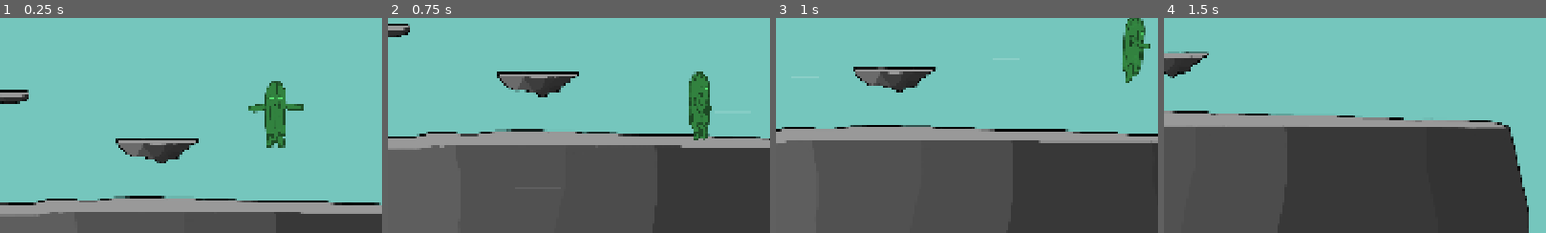
Above: before the commit, frames 1-4 (left to right).
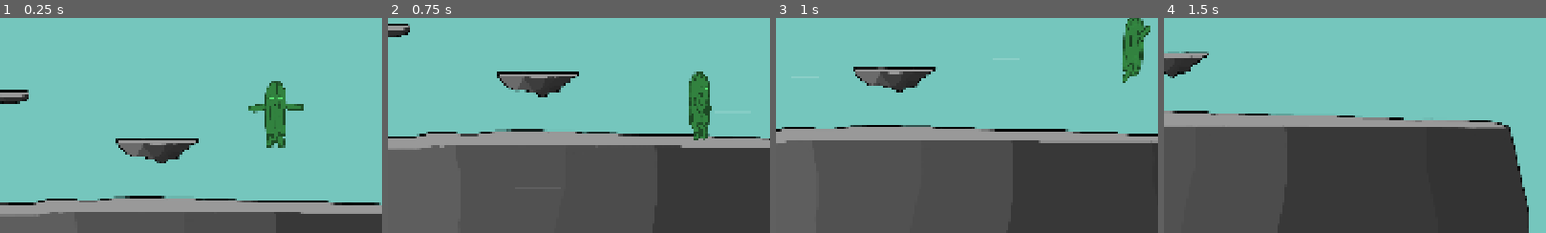
Above: after the commit, the same moments.

Repository: Brodyaga20/ogurek-2
Game: Godot game, scene res://Scenes/Crest.tscn
The game is run twice, just before and just after one commit, with the same random seed, the same clock (stepped at 60 frames per second) and the same inputs.
Inputs:
- Up to frame 1 (0.25 s): no input
- Up to frame 2 (0.75 s): hold D (Right) from 0.53 s (still down); tap Shift (Dash) at 0.6 s
- Up to frame 3 (1 s): keep holding D (Right); tap Space (Jump) at 0.77 s
- Up to frame 4 (1.5 s): keep holding D (Right); tap Tab (Next_Sign) at 1.35 s
The pictures show only the part of the screen within x 14-64%, y 38-88%; the shares and areas given below are measured in that part.

Frames 1-2 are identical in both runs. In frame 3, 0.3% of the frame differs, in the area x 90-98%, y 3-31%; in frame 4, nothing differs.

Commit message:
MINOR:Изменена анимация прыжка для лучшего соответствия новой механике

Diff:
--- a/Scenes/Hero.tscn
+++ b/Scenes/Hero.tscn
@@ -149,30 +149,22 @@
 [ext_resource type="Texture2D" uid="uid://cjh825ds4cx3f" path="res://Resources/Textures/Hero/Body/Stable/GROUND_RIGHT/Frame0015.png" id="91_bd7el"]
 [ext_resource type="Texture2D" uid="uid://c1akipw16ds2l" path="res://Resources/Textures/Hero/Body/Stable/GROUND_RIGHT/Frame0016.png" id="92_wv5vb"]
 [ext_resource type="Texture2D" uid="uid://b7yg7qhdi35xk" path="res://Resources/Textures/Hero/Body/Stable/JUMP_RIGHT/Frame0000.png" id="99_n8vnw"]
-[ext_resource type="Texture2D" uid="uid://bcgmhpidusget" path="res://Resources/Textures/Hero/Body/Stable/JUMP_RIGHT/Frame0001.png" id="100_g8y3w"]
 [ext_resource type="Texture2D" uid="uid://csqoc0hi575h" path="res://Resources/Textures/Hero/Body/Stable/JUMP_RIGHT/Frame0002.png" id="101_lxrlg"]
-[ext_resource type="Texture2D" uid="uid://qdwucwovdc66" path="res://Resources/Textures/Hero/Body/Stable/JUMP_RIGHT/Frame0003.png" id="102_fmap4"]
 [ext_resource type="Texture2D" uid="uid://dh2jj3gb2evgp" path="res://Resources/Textures/Hero/Body/Transitions/GROUND_JUMP_CENTER/Frame0000.png" id="102_ti4ng"]
 [ext_resource type="Texture2D" uid="uid://cu6w0x8vp6wgc" path="res://Resources/Textures/Hero/Body/Stable/JUMP_RIGHT/Frame0004.png" id="103_7o504"]
 [ext_resource type="Texture2D" uid="uid://bi72ox7rbspd4" path="res://Resources/Textures/Hero/Body/Transitions/GROUND_JUMP_CENTER/Frame0001.png" id="103_nsi28"]
 [ext_resource type="Texture2D" uid="uid://bq4iq1u5gcwtj" path="res://Resources/Textures/Hero/Body/Stable/JUMP_RIGHT/Frame0005.png" id="104_d37oc"]
 [ext_resource type="Texture2D" uid="uid://duwdi7ffpn0bo" path="res://Resources/Textures/Hero/Body/Transitions/GROUND_JUMP_CENTER/Frame0002.png" id="104_vfrgj"]
 [ext_resource type="Texture2D" uid="uid://v5ekerp8p2uj" path="res://Resources/Textures/Hero/Body/Transitions/GROUND_JUMP_CENTER/Frame0003.png" id="105_intma"]
-[ext_resource type="Texture2D" uid="uid://dbje0qp3qax2m" path="res://Resources/Textures/Hero/Body/Stable/JUMP_RIGHT/Frame0006.png" id="105_v302b"]
 [ext_resource type="Texture2D" uid="uid://mxiqwn6igdwv" path="res://Resources/Textures/Hero/Body/Transitions/GROUND_JUMP_CENTER/Frame0004.png" id="106_b1cwx"]
 [ext_resource type="Texture2D" uid="uid://doe42wol8yt6b" path="res://Resources/Textures/Hero/Body/Stable/JUMP_RIGHT/Frame0007.png" id="106_oiwkm"]
-[ext_resource type="Texture2D" uid="uid://cy0g4lwy51rdn" path="res://Resources/Textures/Hero/Body/Stable/JUMP_RIGHT/Frame0008.png" id="107_7vsja"]
 [ext_resource type="Texture2D" uid="uid://bygvkkkmmpmgf" path="res://Resources/Textures/Hero/Body/Stable/JUMP_RIGHT/Frame0009.png" id="108_1vtb6"]
 [ext_resource type="Texture2D" uid="uid://blgh3gi74ws18" path="res://Resources/Textures/Hero/Body/Stable/JUMP_RIGHT/Frame0010.png" id="109_16n2g"]
 [ext_resource type="Texture2D" uid="uid://c2gmyvhp6t4gw" path="res://Resources/Textures/Hero/Body/Stable/JUMP_LEFT/Frame0000.png" id="115_rqnp8"]
-[ext_resource type="Texture2D" uid="uid://c8ftyuqwabfk4" path="res://Resources/Textures/Hero/Body/Stable/JUMP_LEFT/Frame0001.png" id="116_vpwhw"]
 [ext_resource type="Texture2D" uid="uid://ba0uy1r22pb02" path="res://Resources/Textures/Hero/Body/Stable/JUMP_LEFT/Frame0002.png" id="117_5j2ix"]
-[ext_resource type="Texture2D" uid="uid://dkc8812twsrmc" path="res://Resources/Textures/Hero/Body/Stable/JUMP_LEFT/Frame0003.png" id="118_ydrxl"]
 [ext_resource type="Texture2D" uid="uid://ftn1kv6hc2ko" path="res://Resources/Textures/Hero/Body/Stable/JUMP_LEFT/Frame0004.png" id="119_ke8tj"]
 [ext_resource type="Texture2D" uid="uid://bx2uf6veddnip" path="res://Resources/Textures/Hero/Body/Stable/JUMP_LEFT/Frame0005.png" id="120_mluni"]
-[ext_resource type="Texture2D" uid="uid://elvlp51o3cww" path="res://Resources/Textures/Hero/Body/Stable/JUMP_LEFT/Frame0006.png" id="121_clisb"]
 [ext_resource type="Texture2D" uid="uid://c5plh5155iv6u" path="res://Resources/Textures/Hero/Body/Stable/JUMP_LEFT/Frame0007.png" id="122_r8hkc"]
-[ext_resource type="Texture2D" uid="uid://chv3qfcj4akdv" path="res://Resources/Textures/Hero/Body/Stable/JUMP_LEFT/Frame0008.png" id="123_vx2co"]
 [ext_resource type="Texture2D" uid="uid://dg102nmoeitiw" path="res://Resources/Textures/Hero/Body/Stable/JUMP_LEFT/Frame0009.png" id="124_wbufj"]
 [ext_resource type="Texture2D" uid="uid://6bvbkdjq0jjh" path="res://Resources/Textures/Hero/Body/Stable/JUMP_LEFT/Frame0010.png" id="125_8n6rj"]
 [ext_resource type="Texture2D" uid="uid://c57imta1n0tlj" path="res://Resources/Textures/Hero/Body/Stable/JUMP_CENTER/Frame0000.png" id="152_ul8xs"]
@@ -860,19 +852,19 @@
 
 [sub_resource type="Animation" id="Animation_6jn5l"]
 resource_name = "JUMP_LEFT"
-length = 0.16666834
-step = 0.016666668
-tracks/0/type = "value"
-tracks/0/imported = false
-tracks/0/enabled = true
-tracks/0/path = NodePath("Body/Sprite:texture")
-tracks/0/interp = 1
-tracks/0/loop_wrap = true
-tracks/0/keys = {
-"times": PackedFloat32Array(0, 0.016666668, 0.033333335, 0.05, 0.06666667, 0.083333336, 0.1, 0.11666667, 0.13333334, 0.15, 0.16666667),
-"transitions": PackedFloat32Array(1, 1, 1, 1, 1, 1, 1, 1, 1, 1, 1),
-"update": 1,
-"values": [ExtResource("115_rqnp8"), ExtResource("116_vpwhw"), ExtResource("117_5j2ix"), ExtResource("118_ydrxl"), ExtResource("119_ke8tj"), ExtResource("120_mluni"), ExtResource("121_clisb"), ExtResource("122_r8hkc"), ExtResource("123_vx2co"), ExtResource("124_wbufj"), ExtResource("125_8n6rj")]
+length = 0.10000167
+step = 0.016666668
+tracks/0/type = "value"
+tracks/0/imported = false
+tracks/0/enabled = true
+tracks/0/path = NodePath("Body/Sprite:texture")
+tracks/0/interp = 1
+tracks/0/loop_wrap = true
+tracks/0/keys = {
+"times": PackedFloat32Array(0, 0.016666668, 0.033333335, 0.05, 0.06666667, 0.083333336, 0.1),
+"transitions": PackedFloat32Array(1, 1, 1, 1, 1, 1, 1),
+"update": 1,
+"values": [ExtResource("115_rqnp8"), ExtResource("117_5j2ix"), ExtResource("119_ke8tj"), ExtResource("120_mluni"), ExtResource("122_r8hkc"), ExtResource("124_wbufj"), ExtResource("125_8n6rj")]
 }
 
 [sub_resource type="Animation" id="Animation_bd7el"]
@@ -894,19 +886,19 @@
 
 [sub_resource type="Animation" id="Animation_hc0xd"]
 resource_name = "JUMP_RIGHT"
-length = 0.16666834
-step = 0.016666668
-tracks/0/type = "value"
-tracks/0/imported = false
-tracks/0/enabled = true
-tracks/0/path = NodePath("Body/Sprite:texture")
-tracks/0/interp = 1
-tracks/0/loop_wrap = true
-tracks/0/keys = {
-"times": PackedFloat32Array(0, 0.016666668, 0.033333335, 0.05, 0.06666667, 0.083333336, 0.1, 0.11666667, 0.13333334, 0.15, 0.16666667),
-"transitions": PackedFloat32Array(1, 1, 1, 1, 1, 1, 1, 1, 1, 1, 1),
-"update": 1,
-"values": [ExtResource("99_n8vnw"), ExtResource("100_g8y3w"), ExtResource("101_lxrlg"), ExtResource("102_fmap4"), ExtResource("103_7o504"), ExtResource("104_d37oc"), ExtResource("105_v302b"), ExtResource("106_oiwkm"), ExtResource("107_7vsja"), ExtResource("108_1vtb6"), ExtResource("109_16n2g")]
+length = 0.10000167
+step = 0.016666668
+tracks/0/type = "value"
+tracks/0/imported = false
+tracks/0/enabled = true
+tracks/0/path = NodePath("Body/Sprite:texture")
+tracks/0/interp = 1
+tracks/0/loop_wrap = true
+tracks/0/keys = {
+"times": PackedFloat32Array(0, 0.016666668, 0.033333335, 0.05, 0.06666667, 0.083333336, 0.1),
+"transitions": PackedFloat32Array(1, 1, 1, 1, 1, 1, 1),
+"update": 1,
+"values": [ExtResource("99_n8vnw"), ExtResource("101_lxrlg"), ExtResource("103_7o504"), ExtResource("104_d37oc"), ExtResource("106_oiwkm"), ExtResource("108_1vtb6"), ExtResource("109_16n2g")]
 }
 
 [sub_resource type="Animation" id="Animation_lvher"]
